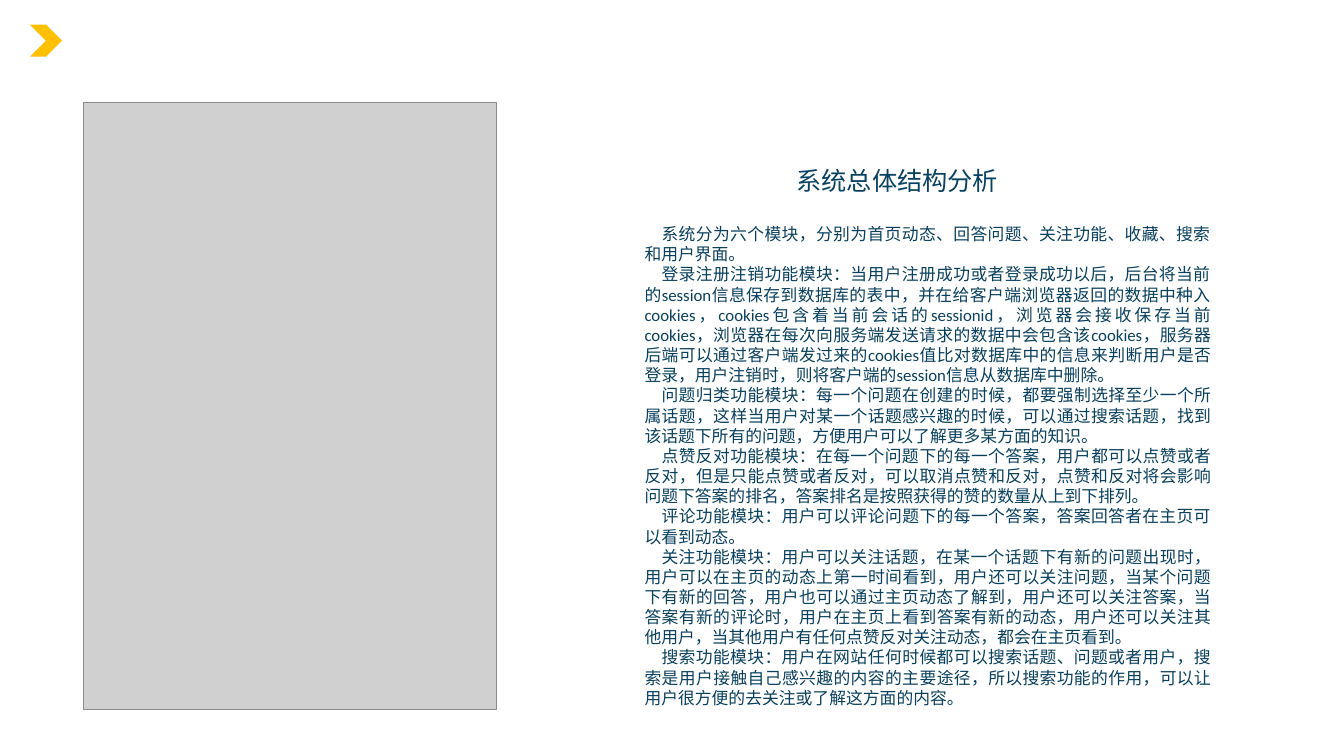
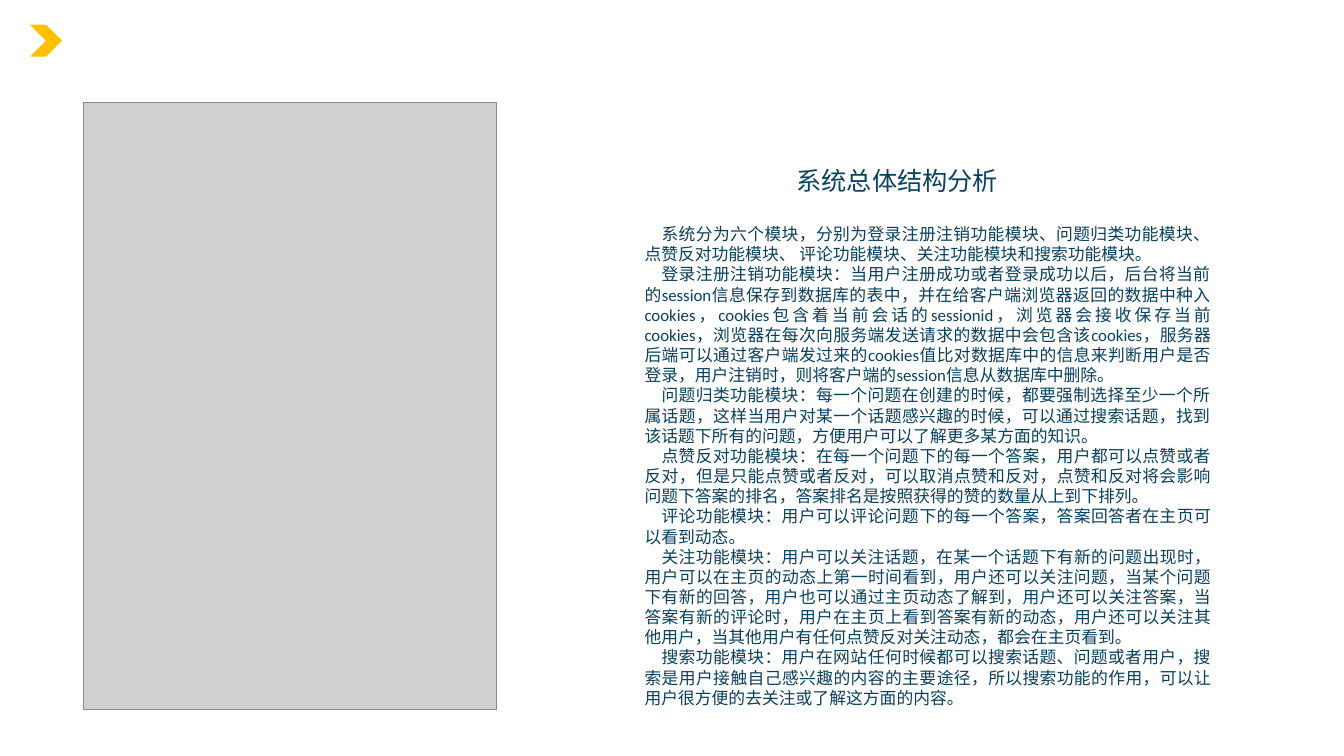
Before and after one commit to jack4red/QuestionAnswer, a slide deck: slide 7 of 毕设/2012122648周康-答辩.pptx. Drawn at 1344x756 pixels with LibreOffice and Linux fonts; fonts in the diff are those of the drawing; grey boxes stand for pictures; background and template pictures are left out. Boxes give left, top, right and bottom in pixels: in the first picture for what was removed or moved away, otherwise in the second. Text is boxed around its words. In the diff, an @@ line names an element or a change of style, - is before the commit and + after.

```diff
--- a/毕设/2012122648周康-答辩.pptx
+++ b/毕设/2012122648周康-答辩.pptx
@@ text at (645,226,1210,262): text changed @@
-系统分为六个模块，分别为首页动态、回答问题、关注功能、收藏、搜索和用户界面。
+系统分为六个模块，分别为登录注册注销功能模块、问题归类功能模块、点赞反对功能模块、 评论功能模块、关注功能模块和搜索功能模块。
```
Also in this commit, not shown: 1 other slide changed, 6 other files.
